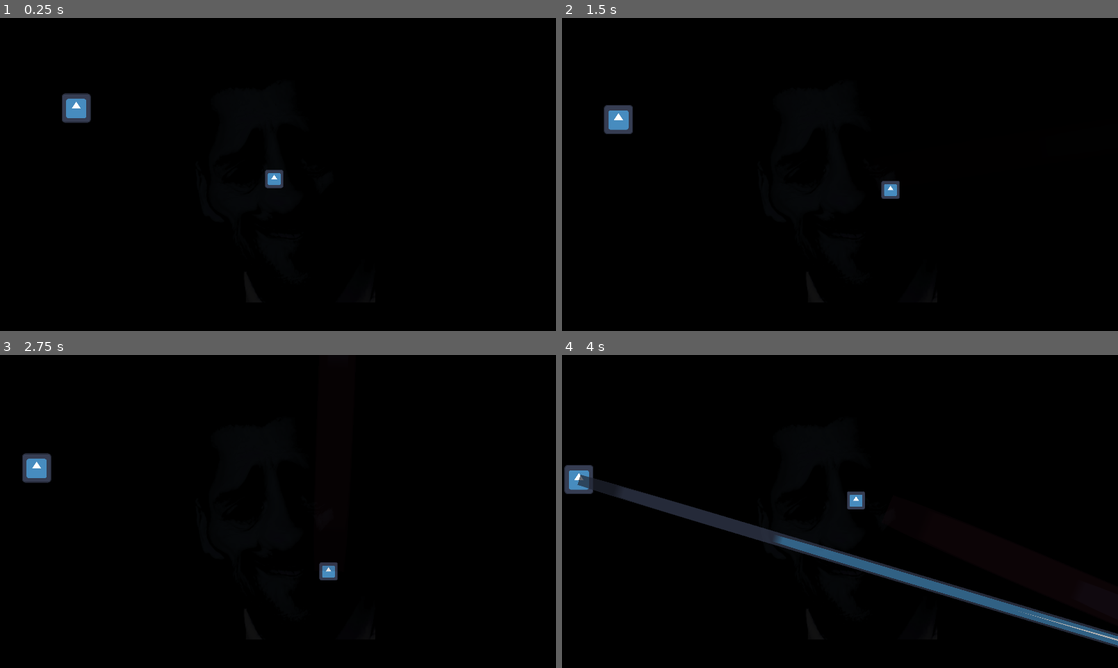
Above: before the commit, frames 1-4 (two rows, left to right).
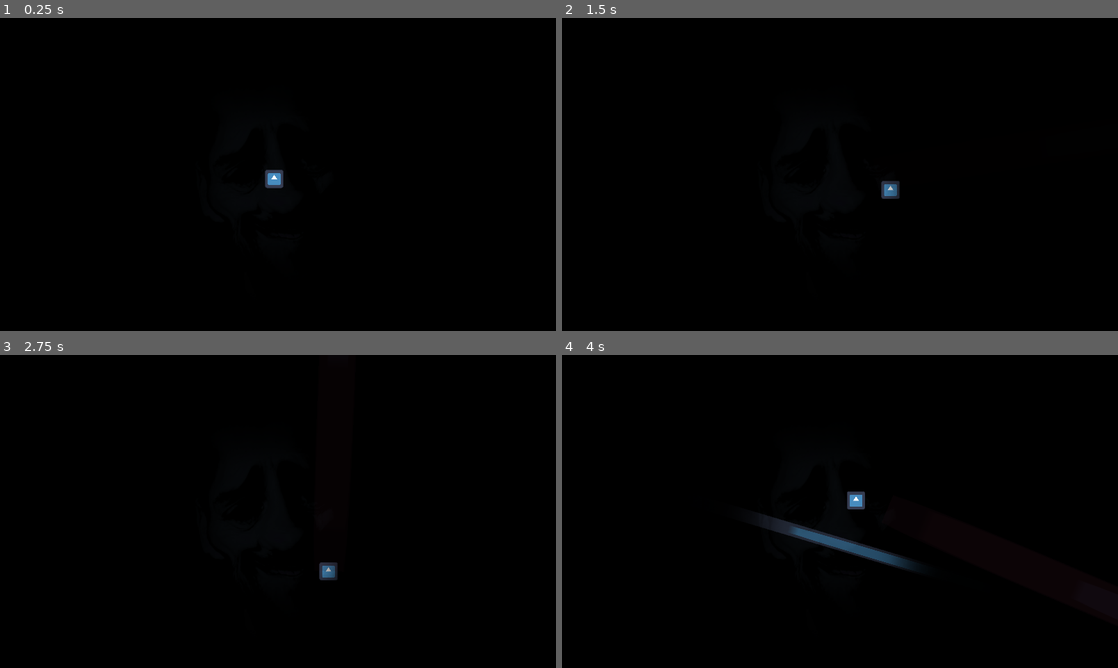
Above: after the commit, the same moments.

Repository: deppong/ludumdare54
Game: Godot game, scene res://objects/main.tscn
Same seed, same stepped clock (60 frames per second), same inputs: the game is played once before the commit and once after it. The engine's default icon, where the game draws it, is replaced by a stand-in: a white triangle on a blue panel in a dark square.
Inputs (mouse positions are in pixels of both pictures, inside the frame that each line leads up to):
- Up to frame 1 (0.25 s): no input
- Up to frame 2 (1.5 s): move the mouse to (962, 158) at 0.52 s; hold D (MoveRight) 0.53-1.28 s; click (962, 158) at 0.6 s; move the mouse to (728, 190) at 1.27 s; hold S (MoveDown) from 1.28 s (still down); right-click (728, 190) at 1.35 s
- Up to frame 3 (2.75 s): move the mouse to (333, 442) at 2.02 s; release S (MoveDown) at 2.03 s; hold D (MoveRight) from 2.03 s (still down); click (333, 442) at 2.1 s
- Up to frame 4 (4 s): move the mouse to (812, 574) at 2.77 s; release D (MoveRight) at 2.78 s; hold W (MoveUp) 2.78-3.53 s; right-click (812, 574) at 2.85 s; move the mouse to (1006, 558) at 3.52 s; hold A (MoveLeft) from 3.53 s (still down); click (1006, 558) at 3.6 s

The runs differ from the first frame. In frame 1, 0.5% of the frame differs, in the area x 11-17%, y 24-34%; in frame 2, 0.6%; in frame 3, 0.6%; in frame 4, 5.7%, in the area x 0-100%, y 35-94%.

Commit message:
player spawning mechanism and health reporting (no game over yet)

Diff:
--- a/objects/enemy.tscn
+++ b/objects/enemy.tscn
@@ -16,6 +16,7 @@
 shape = SubResource("CapsuleShape2D_iq1kk")
 
 [node name="Sprite2D" type="Sprite2D" parent="."]
+visible = false
 scale = Vector2(0.792969, 0.792969)
 texture = ExtResource("2_3fmat")
 
--- a/objects/enemy_beam.tscn
+++ b/objects/enemy_beam.tscn
@@ -222,6 +222,8 @@
 }
 
 [node name="EnemyBeam" type="Node2D"]
+visibility_layer = 2
+z_index = -1
 scale = Vector2(35.8, 0.36)
 script = SubResource("GDScript_1688m")
 
--- a/objects/main.tscn
+++ b/objects/main.tscn
@@ -1,10 +1,11 @@
-[gd_scene load_steps=9 format=3 uid="uid://djdtyl7tf3634"]
+[gd_scene load_steps=11 format=3 uid="uid://djdtyl7tf3634"]
 
 [ext_resource type="Texture2D" uid="uid://dxhalnmmgdv32" path="res://art/adam.png" id="1_11q0t"]
 [ext_resource type="PackedScene" uid="uid://dogmmm25rvd6e" path="res://objects/player.tscn" id="1_e41k3"]
 [ext_resource type="Texture2D" uid="uid://cph1qfbbhpa78" path="res://art/icon.svg" id="1_vre6o"]
 [ext_resource type="PackedScene" uid="uid://c76ljtfxo7xq2" path="res://objects/enemy.tscn" id="3_u6leu"]
 [ext_resource type="Texture2D" uid="uid://bxw7bilofm5t8" path="res://art/mask.png" id="4_m1a6k"]
+[ext_resource type="Script" path="res://scripts/enemy_spawner.gd" id="6_kpugh"]
 
 [sub_resource type="RectangleShape2D" id="RectangleShape2D_bhvtb"]
 size = Vector2(515, 508)
@@ -15,7 +16,13 @@
 [sub_resource type="RectangleShape2D" id="RectangleShape2D_c1d60"]
 size = Vector2(146.204, 8.81778)
 
-[node name="Node2D" type="Node2D"]
+[sub_resource type="Curve2D" id="Curve2D_nybnm"]
+_data = {
+"points": PackedVector2Array(0, 0, 0, 0, 5, 6, 0, 0, 0, 0, 1922, 4, 0, 0, 0, 0, 1927, 1082, 0, 0, 0, 0, 10, 1082, 0, 0, 0, 0, 5, 6)
+}
+point_count = 5
+
+[node name="main" type="Node2D"]
 
 [node name="Sprite2D2" type="Sprite2D" parent="."]
 modulate = Color(1, 1, 1, 0.207843)
@@ -67,10 +74,26 @@
 scale = Vector2(0.5, 0.5)
 
 [node name="enemy" parent="." instance=ExtResource("3_u6leu")]
+visibility_layer = 2
 position = Vector2(277, 303)
 
 [node name="mask" type="Sprite2D" parent="."]
-visible = false
 position = Vector2(964, 544.5)
 scale = Vector2(4.01667, 4.01111)
 texture = ExtResource("4_m1a6k")
+
+[node name="enemy_spawner" type="Node" parent="."]
+script = ExtResource("6_kpugh")
+enemy_tscn = ExtResource("3_u6leu")
+
+[node name="spawn_timer" type="Timer" parent="enemy_spawner"]
+autostart = true
+
+[node name="spawn_path" type="Path2D" parent="enemy_spawner"]
+curve = SubResource("Curve2D_nybnm")
+
+[node name="spawn_point" type="PathFollow2D" parent="enemy_spawner/spawn_path"]
+position = Vector2(5, 6)
+rotation = -0.0010433
+
+[connection signal="timeout" from="enemy_spawner/spawn_timer" to="enemy_spawner" method="_on_spawn_timer_timeout"]
--- a/scripts/PlayerScript.gd
+++ b/scripts/PlayerScript.gd
@@ -4,6 +4,7 @@
 @export var accel: float = .1
 @export var deccel: float = .2
 @export var initalSpd: float = .2
+@export var health: int = 3
 
 var pinging: bool = false
 
@@ -69,4 +70,8 @@
 	movement()
 
 func player_take_damage():
-	print_debug("Player hit")
+	health-=1
+	print_debug("Player hit health: ", health)
+
+	if (health == 0):
+		print_debug("Game is over dude")
--- a/scripts/enemy.gd
+++ b/scripts/enemy.gd
@@ -19,17 +19,16 @@
 func _ready():
 	velocity = Vector2(randf_range(min, max), randf_range(min, max))
 	velocity = velocity * 3
-	pass # Replace with function body.
 
-# Called every frame. 'delta' is the elapsed time since the previous frame.
+
 func _process(delta):
 	move_and_slide()
 
 func fire(direction: Vector2):
 	var beamInst = beam.instantiate()
-	#beamInst.position = position
+	beamInst.position = position
 	beamInst.rotation = get_angle_to(direction)
-	add_child(beamInst)
+	get_parent().add_child(beamInst)
 
 func _on_attack_timer_timeout():
 	fire(player.position)
--- /dev/null
+++ b/scripts/enemy_spawner.gd
@@ -0,0 +1,16 @@
+extends Node
+
+@export var enemy_tscn: PackedScene
+var enemy_count
+
+
+func _on_spawn_timer_timeout():
+	var enemy = enemy_tscn.instantiate()
+	var spawn_location = $spawn_path/spawn_point
+	spawn_location.progress_ratio = randf()
+
+	var direction = (spawn_location.rotation + PI /2)
+
+	enemy.position = spawn_location.position
+
+	get_parent().add_child(enemy)
Not shown, added: export_presets.cfg
Renamed: objects/enemy_beam.gd -> scripts/enemy_beam.gd
